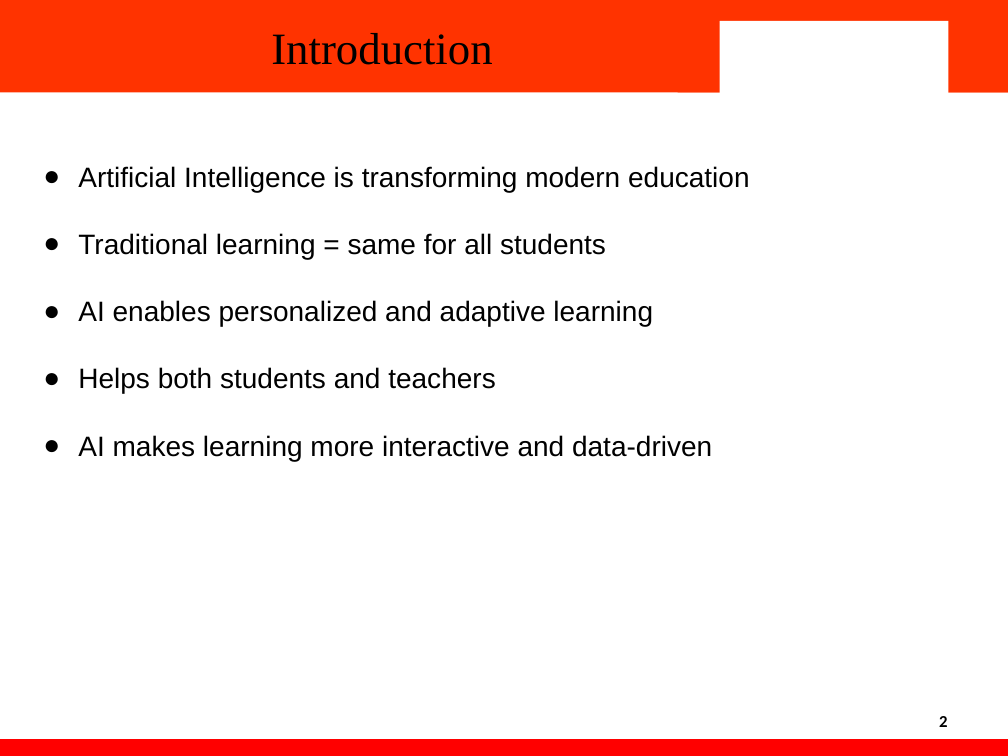
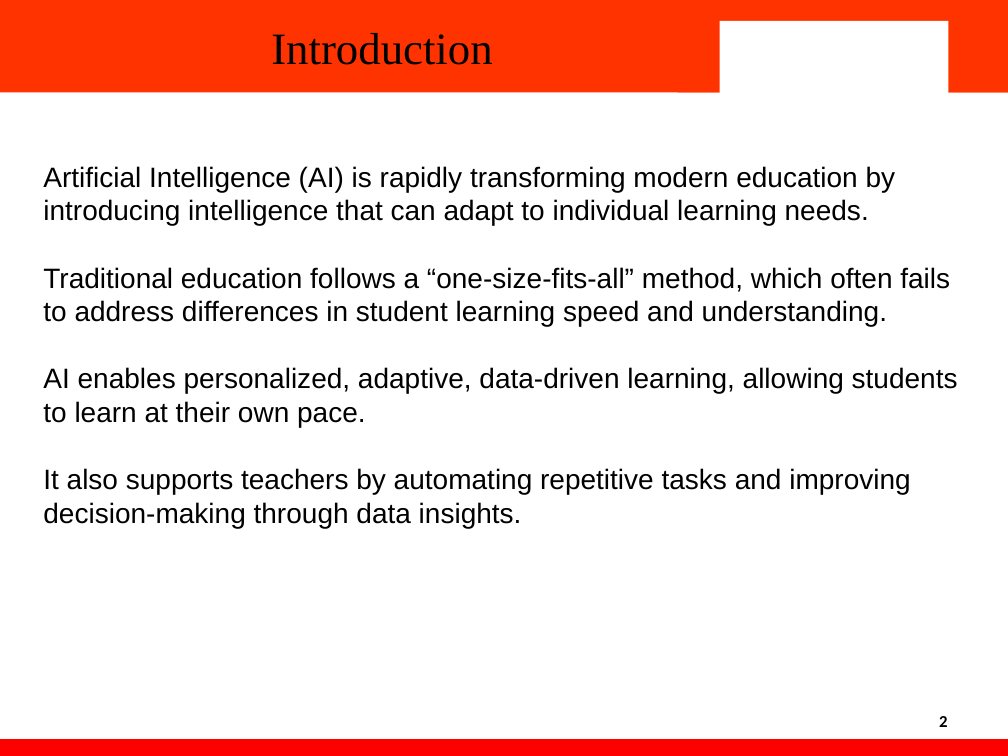
Before and after one commit to Heykrishna/impact-of-ai-on-education, a slide deck: slide 2 of PPT/Final.pptx. Drawn at 1008x756 pixels with LibreOffice and Linux fonts; fonts in the diff are those of the drawing; background and template pictures are left out. Boxes give left, top, right and bottom in pixels: in the first picture for what was removed or moved away, otherwise in the second. Text is boxed around its words. In the diff, an @@ line names an element or a change of style, - is before the commit and + after.

```diff
--- a/PPT/Final.pptx
+++ b/PPT/Final.pptx
@@ text at (43, 166, 958, 528): text changed @@
-● Artificial Intelligence is transforming modern education
-● Traditional learning = same for all students
-● AI enables personalized and adaptive learning
-● Helps both students and teachers
-● AI makes learning more interactive and data-driven
+Artificial Intelligence (AI) is rapidly transforming modern education by introducing intelligence that can adapt to individual learning needs.
+Traditional education follows a “one-size-fits-all” method, which often fails to address differences in student learning speed and understanding.
+AI enables personalized, adaptive, data-driven learning, allowing students to learn at their own pace.
+It also supports teachers by automating repetitive tasks and improving decision-making through data insights.
```
Also in this commit, not shown: 16 other slides changed, 3 slides removed.
